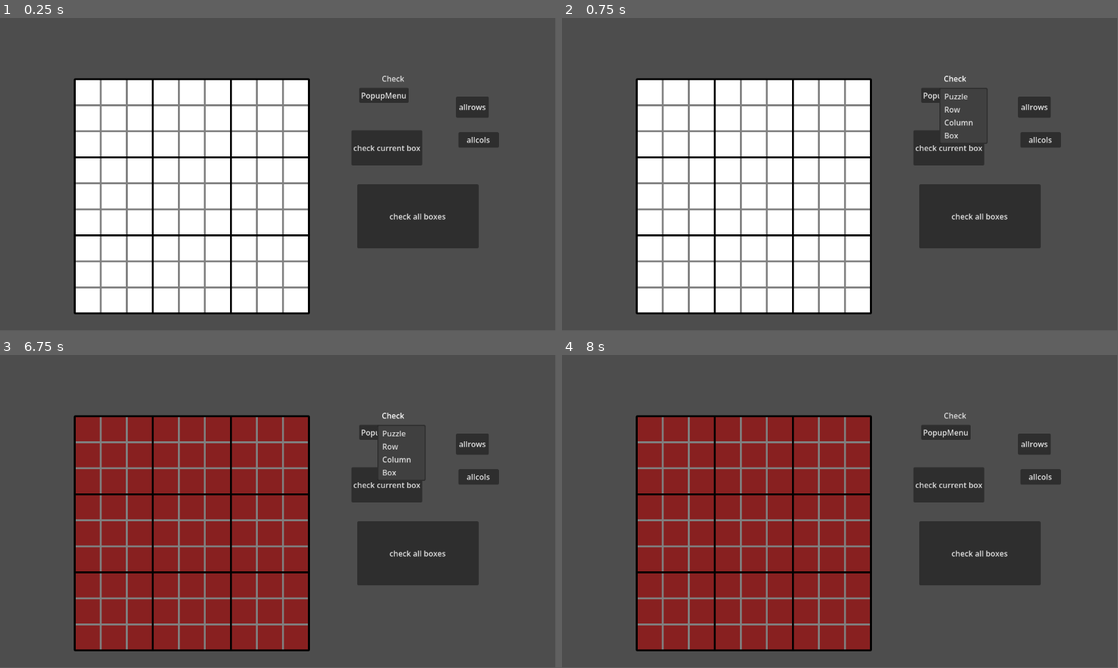
Above: before the commit, frames 1-4 (two rows, left to right).
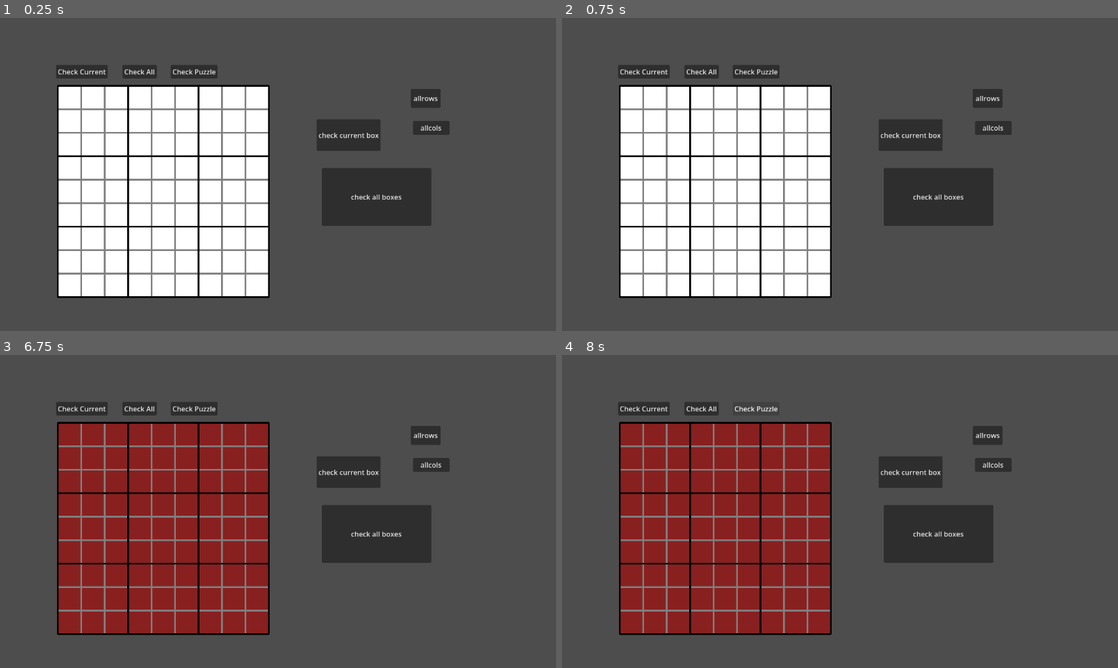
Above: after the commit, the same moments.

Repository: Convy32/Serengeti-Sudoku
Game: Godot game, scene res://game.tscn
Two runs of this game, one before a commit and one after it. Both use one fixed random seed, a clock stepped at 60 frames per second and the inputs below.
Inputs (mouse positions are in pixels of both pictures, inside the frame that each line leads up to):
- Up to frame 1 (0.25 s): no input
- Up to frame 2 (0.75 s): click (956, 77) at 0.5 s, where only the run before the commit has a clickable "Check"
- Up to frame 3 (6.75 s): click (194, 408) at 1.25 s, where only the run after the commit has a clickable "Check Puzzle"; click "allrows" at 2 s; click "allcols" at 2.75 s; click "check current box" at 3.5 s; click "check all boxes" at 4.25 s; click "check current box" at 5 s; click "check all boxes" at 5.75 s; click (394, 414) at 6.5 s, where only the run before the commit has a clickable "Check"
- Up to frame 4 (8 s): click (756, 408) at 7.25 s, where only the run after the commit has a clickable "Check Puzzle"
The window is 799x449 before the commit and 800x450 after it. Grey fills any space a smaller window leaves; there, only what the larger window draws over its background counts as a difference.

The runs differ from the first frame. In frame 1, 27% of the frame differs, in the area x 10-90%, y 15-95%; in frame 2, 26%; in frame 3, 26%; in frame 4, 26%.

Commit message:
Complete All Rows, work on GUI
All rows functions now works
GUI progress for checking buttons, however scaling is so weird. Need to check this
Also need to investigate how to do custom window sizes, as buttons move all over when scaling to fit

Diff:
--- a/sudoku/game.tscn
+++ b/sudoku/game.tscn
@@ -16,19 +16,14 @@
 anchors_preset = 15
 anchor_right = 1.0
 anchor_bottom = 1.0
-offset_right = -2.0
-offset_bottom = 2.0
 grow_horizontal = 2
 grow_vertical = 2
 theme = SubResource("Theme_feb5d")
 script = ExtResource("2_ryrav")
 
 [node name="Camera2D" type="Camera2D" parent="." unique_id=2128346661]
-position = Vector2(575, 325)
+position = Vector2(640, 360)
 enabled = false
-
-[node name="Node2D" type="Node2D" parent="." unique_id=861786950]
-position = Vector2(399, 299)
 
 [node name="GridContainer" type="GridContainer" parent="." unique_id=1870618181]
 layout_mode = 1
@@ -37,10 +32,10 @@
 anchor_top = 0.5
 anchor_right = 0.5
 anchor_bottom = 0.5
-offset_left = -402.0
-offset_top = -180.0
-offset_right = 48.0
-offset_bottom = 270.0
+offset_left = -489.0
+offset_top = -186.0
+offset_right = -39.0
+offset_bottom = 264.0
 grow_horizontal = 2
 grow_vertical = 2
 columns = 3
@@ -72,41 +67,44 @@
 
 [node name="MenuBar" type="MenuBar" parent="." unique_id=1693006105]
 layout_mode = 0
-offset_left = 745.0
-offset_top = 145.0
-offset_right = 872.0
-offset_bottom = 185.0
+offset_left = 129.0
+offset_top = 108.0
+offset_right = 248.0
+offset_bottom = 139.0
 
-[node name="Button" type="Button" parent="MenuBar" unique_id=206118091]
-visible = false
+[node name="Check Current" type="PopupMenu" parent="MenuBar" unique_id=1638323941]
+oversampling_override = 1.0
+item_count = 3
+item_0/text = "Box"
+item_0/id = 0
+item_1/text = "Row"
+item_1/id = 1
+item_2/text = "Column"
+item_2/id = 2
+
+[node name="MenuBar2" type="MenuBar" parent="." unique_id=1158981240]
 layout_mode = 0
-offset_left = 19.0
-offset_top = 24.0
-offset_right = 82.0
-offset_bottom = 65.0
+offset_left = 282.0
+offset_top = 108.0
+offset_right = 361.0
+offset_bottom = 139.0
 
-[node name="PopupMenu" type="PopupMenu" parent="MenuBar" unique_id=1638323941]
-oversampling_override = 1.0
-item_count = 1
-item_0/text = "Check all"
+[node name="Check All" type="PopupMenu" parent="MenuBar2" unique_id=111085305]
+item_count = 3
+item_0/text = "Boxes"
 item_0/id = 0
+item_1/text = "Rows"
+item_1/id = 1
+item_2/text = "Columns"
+item_2/id = 2
 
-[node name="MenuButton" type="MenuButton" parent="." unique_id=2003038499]
+[node name="Check Puzzle" type="Button" parent="." unique_id=2009841287]
 layout_mode = 0
-offset_left = 783.0
-offset_top = 107.0
-offset_right = 849.0
-offset_bottom = 145.0
-text = "Check"
-item_count = 4
-popup/item_0/text = "Puzzle"
-popup/item_0/id = 0
-popup/item_1/text = "Row"
-popup/item_1/id = 1
-popup/item_2/text = "Column"
-popup/item_2/id = 2
-popup/item_3/text = "Box"
-popup/item_3/id = 3
+offset_left = 393.0
+offset_top = 108.0
+offset_right = 501.0
+offset_bottom = 139.0
+text = "Check Puzzle"
 
 [node name="Button" type="Button" parent="." unique_id=2140785653]
 layout_mode = 0
--- a/sudoku/globals.gd
+++ b/sudoku/globals.gd
@@ -1,3 +1,6 @@
 extends Node
 
 var all_boxes_complete = false
+var all_rows_complete = false
+var all_columns_complete = false
+var puzzle_complete = false
--- a/sudoku/main.gd
+++ b/sudoku/main.gd
@@ -45,6 +45,8 @@
 
 
 func check_all_rows() -> void:
+	Globals.all_rows_complete = false
+	var rowscomplete = 0
 	for r1 in range(3):
 		for r2 in range(3):
 			var row = []
@@ -55,6 +57,15 @@
 
 			print()
 			print(check_spaces(row))
+			if check_spaces(row) == true:
+				rowscomplete += 1
+
+	if rowscomplete == 9:
+		Globals.all_rows_complete = true
+
+	print()
+	print(Globals.all_rows_complete)
+
 
 
 func check_all_columns() -> void:
@@ -68,3 +79,9 @@
 
 			print()
 			print(check_spaces(column))
+			if check_spaces(column) == false:
+				print("col fail")
+			elif check_spaces(column) == true:
+				print("col pass")
+			else:
+				print("error col")
--- a/sudoku/project.godot
+++ b/sudoku/project.godot
@@ -19,6 +19,11 @@
 
 Globals="*uid://dcttmxko0pns0"
 
+[display]
+
+window/size/viewport_width=1280
+window/size/viewport_height=720
+
 [physics]
 
 3d/physics_engine="Jolt Physics"
